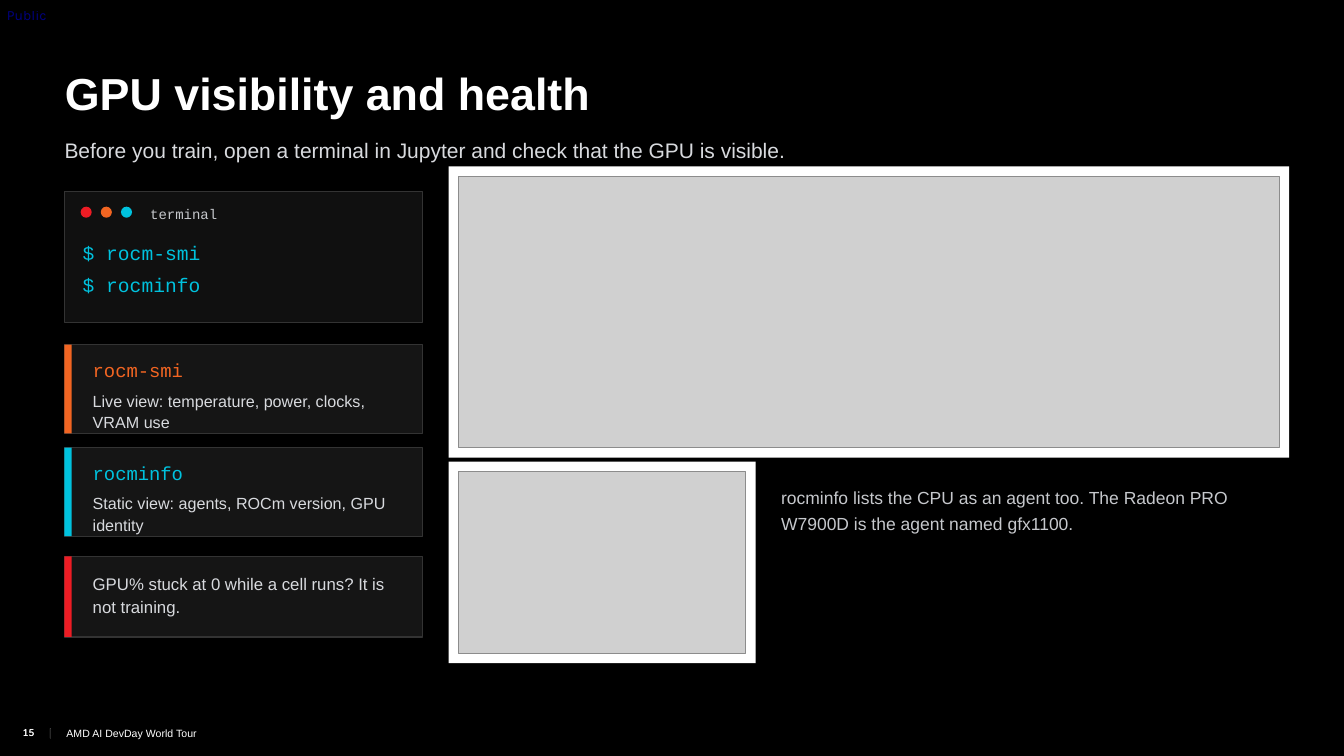
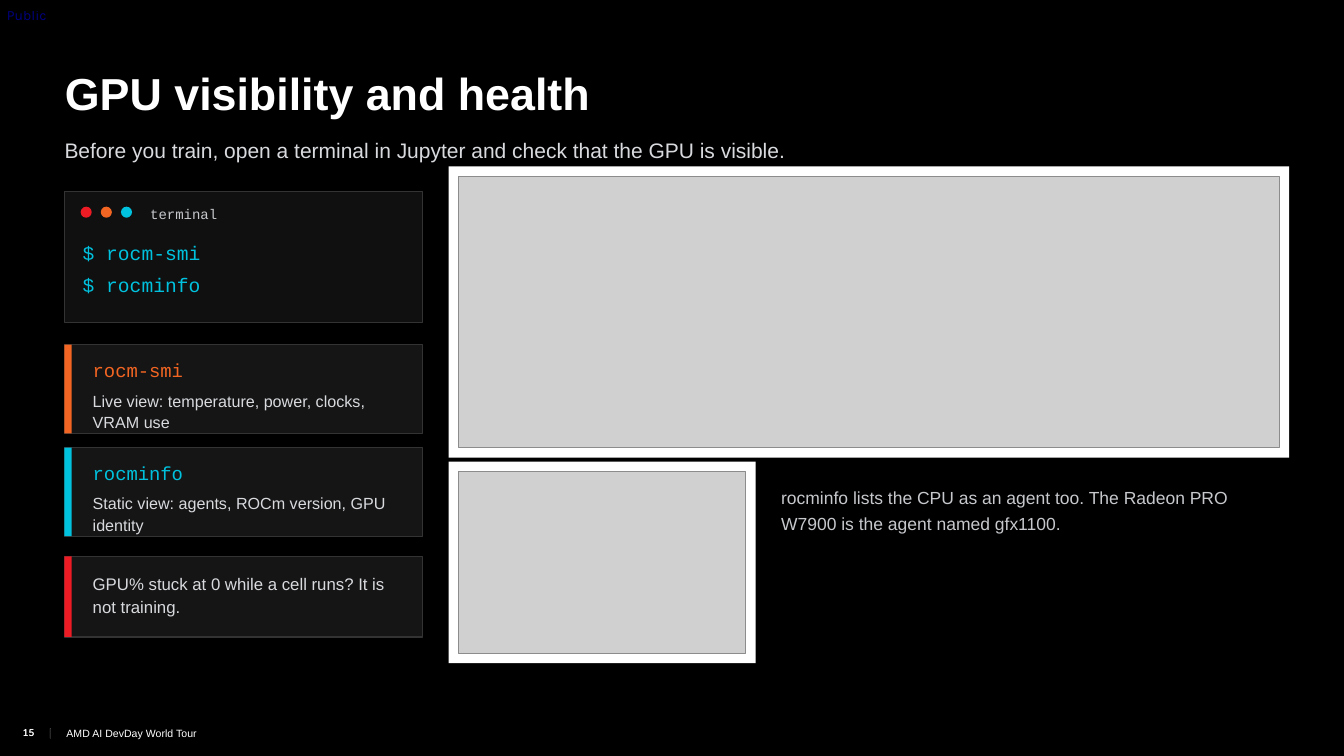
Before and after one commit to TwelveNights/Unsloth-RL-Workshop-on-Radeon, a slide deck: slide 15 of docs/AMD-Unsloth-GRPO-Fine-tuning1.pptx. Drawn at 1344x756 pixels with LibreOffice and Linux fonts; fonts in the diff are those of the drawing; grey boxes stand for pictures; background and template pictures are left out. Boxes give left, top, right and bottom in pixels: in the first picture for what was removed or moved away, otherwise in the second. Text is boxed around its words. In the diff, an @@ line names an element or a change of style, - is before the commit and + after.

```diff
--- a/docs/AMD-Unsloth-GRPO-Fine-tuning1.pptx
+++ b/docs/AMD-Unsloth-GRPO-Fine-tuning1.pptx
@@ text at box(781, 491, 1228, 534): text changed @@
-rocminfo lists the CPU as an agent too. The Radeon PRO W7900D is the agent named gfx1100.
+rocminfo lists the CPU as an agent too. The Radeon PRO W7900 is the agent named gfx1100.
```
Also in this commit, not shown: 9 other slides changed, 2 slides added, 2 other files.
